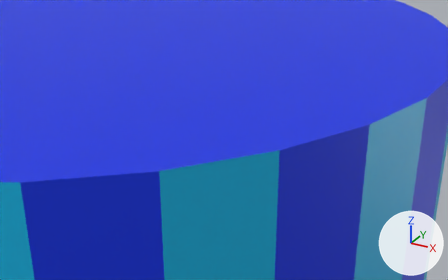
Two versions of the glTF model docs/phy1/cylinder.glb, one commit apart.
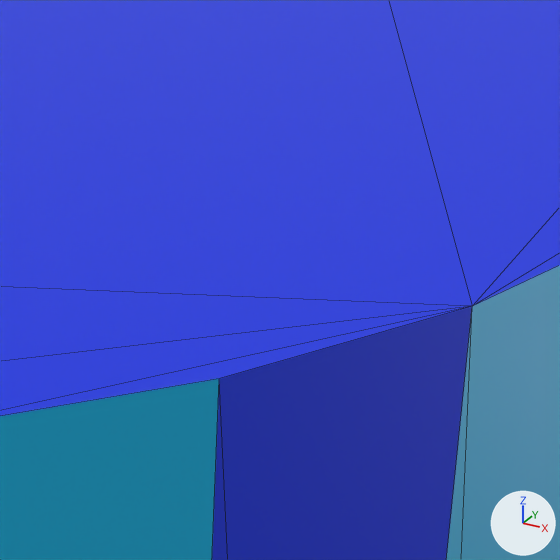
There are two pictures of each version: one from a 50 mm lens placed at (1.183, -1.376, 1.407), pointed at (0.752, -0.592, 1.015), one close up on the part from 45% to 89% of the width and 6% to 77% of the height. The axes (+X, +Y, +Z) are drawn at lower right. The lights are the same throughout. The close-ups show mesh edges as thin lines.
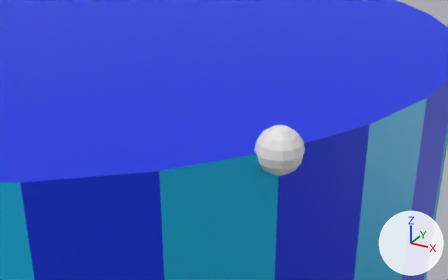
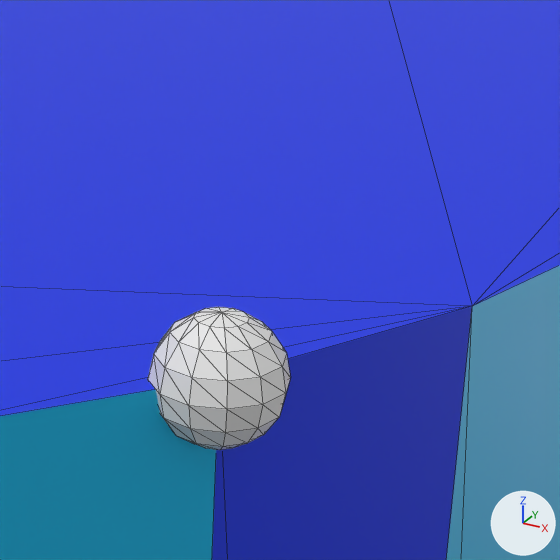
What differs and where, as boxes [x1, y1, x2, y2] in the close-ups (560 x 560 px):
'Sphere', added
    after: [148, 307, 290, 450]

Edits to the bpy script that builds the scene:
```text
Add me_sphere_001:
    me_sphere_001.from_pydata(...)  # a UV sphere (12 segments, 8 rings, poles along z) spanning x -0.04..0.04, y -0.04..0.04, z -0.04..0.04
Add ob_sphere:
    ob_sphere = bpy.data.objects.new('Sphere', me_sphere_001)
    ob_sphere.location = (0.8315, -0.5556, 1.0)
```
